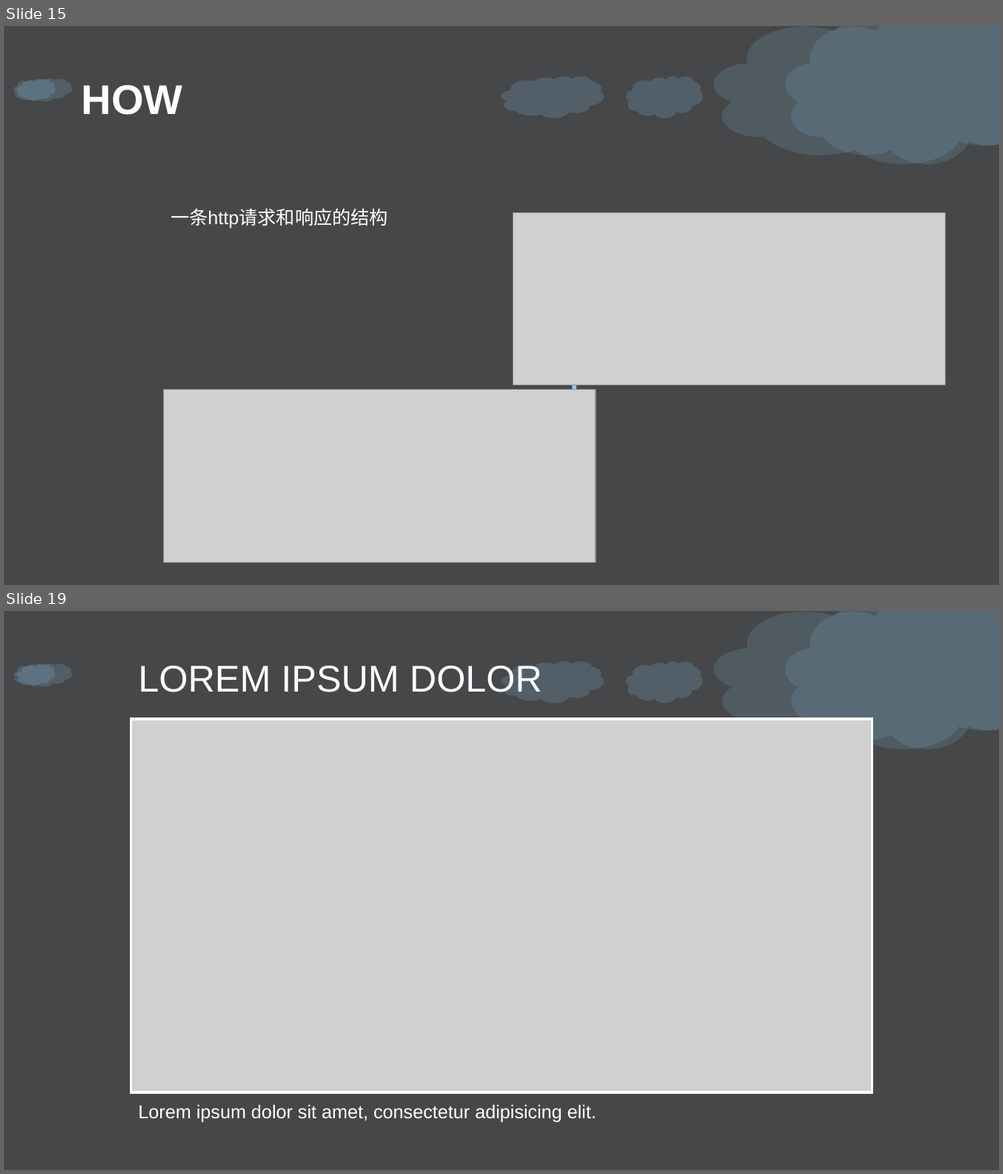
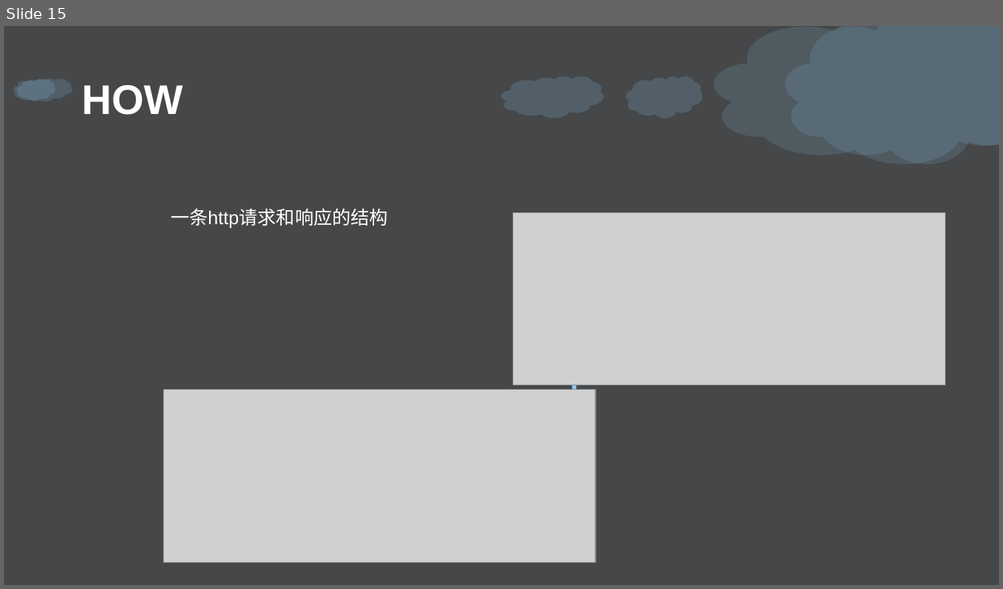
Before and after one commit to daisongsong1991/ppt, a slide deck: net_ppt.pptx. Shown one above the other, each under a label of ours: slides 15 and 19 before the commit, slide 15 after it; the slides between them are not shown. The pictures are 1003x1174 and 1003x589 pixels, drawn with LibreOffice and Linux fonts; fonts in the diff are those of the drawing; grey boxes stand for pictures; background and template pictures are left out. Boxes give left, top, right and bottom in pixels: in the first picture for what was removed or moved away, otherwise in the second. Text is boxed around its words. In the diff, an @@ line names an element or a change of style, - is before the commit and + after.

```diff
--- a/net_ppt.pptx
+++ b/net_ppt.pptx
@@ slide 19 removed at (4,611,999,1170), background picture (left out); not listed: 6 template elements that a slide beside it also shows @@
@@ text removed at (138,666,542,692) @@
-LOREM IPSUM DOLOR
@@ picture removed at (131,719,872,1093) @@
@@ text removed at (138,1105,596,1122) @@
-Lorem ipsum dolor sit amet, consectetur adipisicing elit.
```
Also in this commit, not shown: 16 slides changed, 5 slides added, 3 other slides removed.
